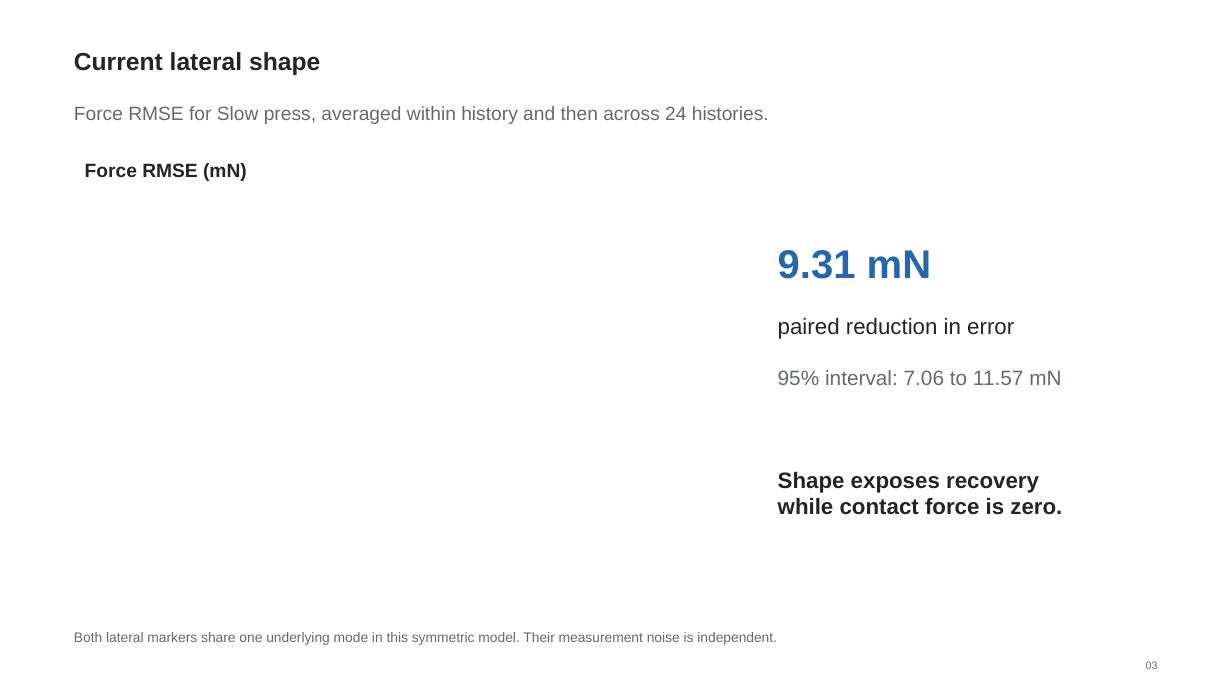
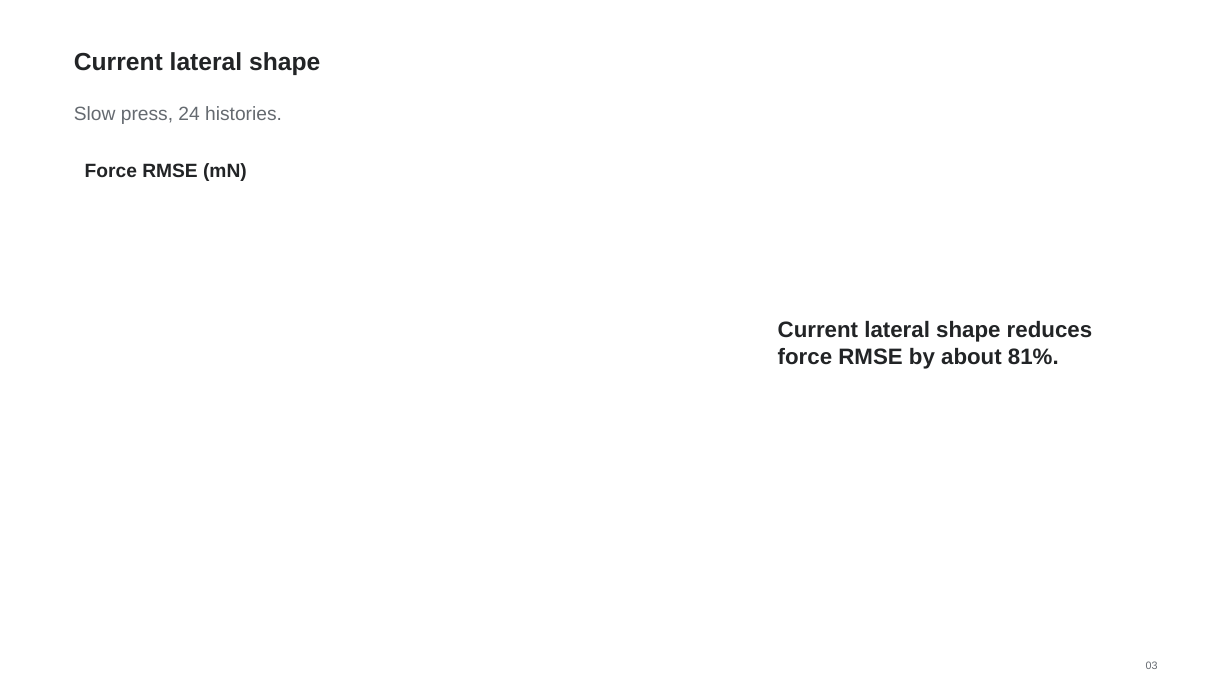
Before and after one commit to bzredk/NR-material-state, a slide deck: slide 3 of research/presentations/10.2/output/10.2-short.pptx. Drawn at 1232x693 pixels with LibreOffice and Linux fonts; fonts in the diff are those of the drawing. Boxes give left, top, right and bottom in pixels: in the first picture for what was removed or moved away, otherwise in the second. Text is boxed around its words. In the diff, an @@ line names an element or a change of style, - is before the commit and + after.

```diff
--- a/research/presentations/10.2/output/10.2-short.pptx
+++ b/research/presentations/10.2/output/10.2-short.pptx
@@ text at box(74, 106, 282, 124): text changed @@
-Force RMSE for Slow press, averaged within history and then across 24 histories.
+Slow press, 24 histories.
@@ text removed at box(778, 250, 932, 279) @@
-9.31 mN
@@ text at box(778, 321, 1092, 369): text changed @@
-Shape exposes recovery
-while contact force is zero.
+Current lateral shape reduces
+force RMSE by about 81%.
@@ text removed at box(778, 318, 1014, 339) @@
-paired reduction in error
@@ text removed at box(778, 370, 1061, 385) @@
-95% interval: 7.06 to 11.57 mN
@@ text removed at box(74, 632, 777, 645) @@
-Both lateral markers share one underlying mode in this symmetric model. Their measurement noise is independent.
```
Also in this commit, not shown: 2 other slides changed.
